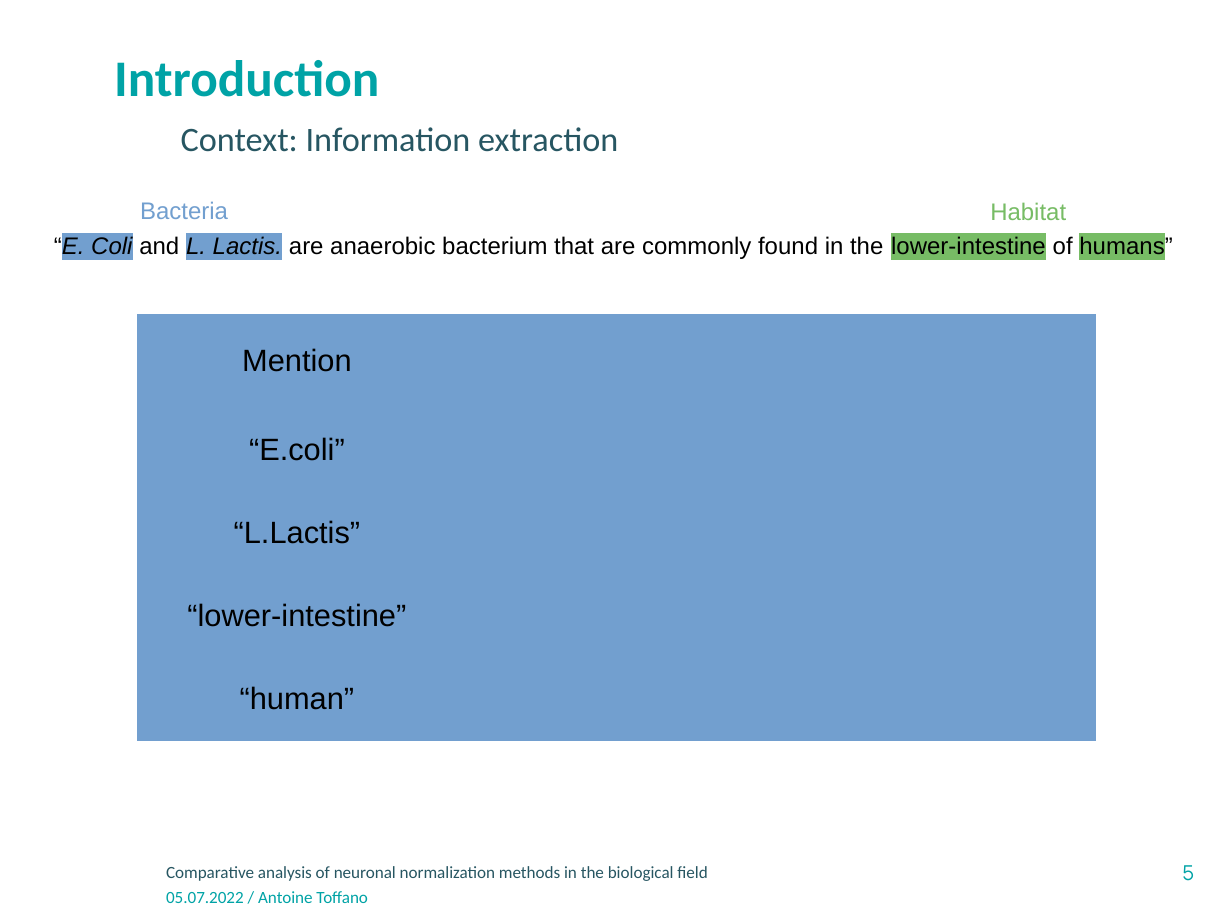
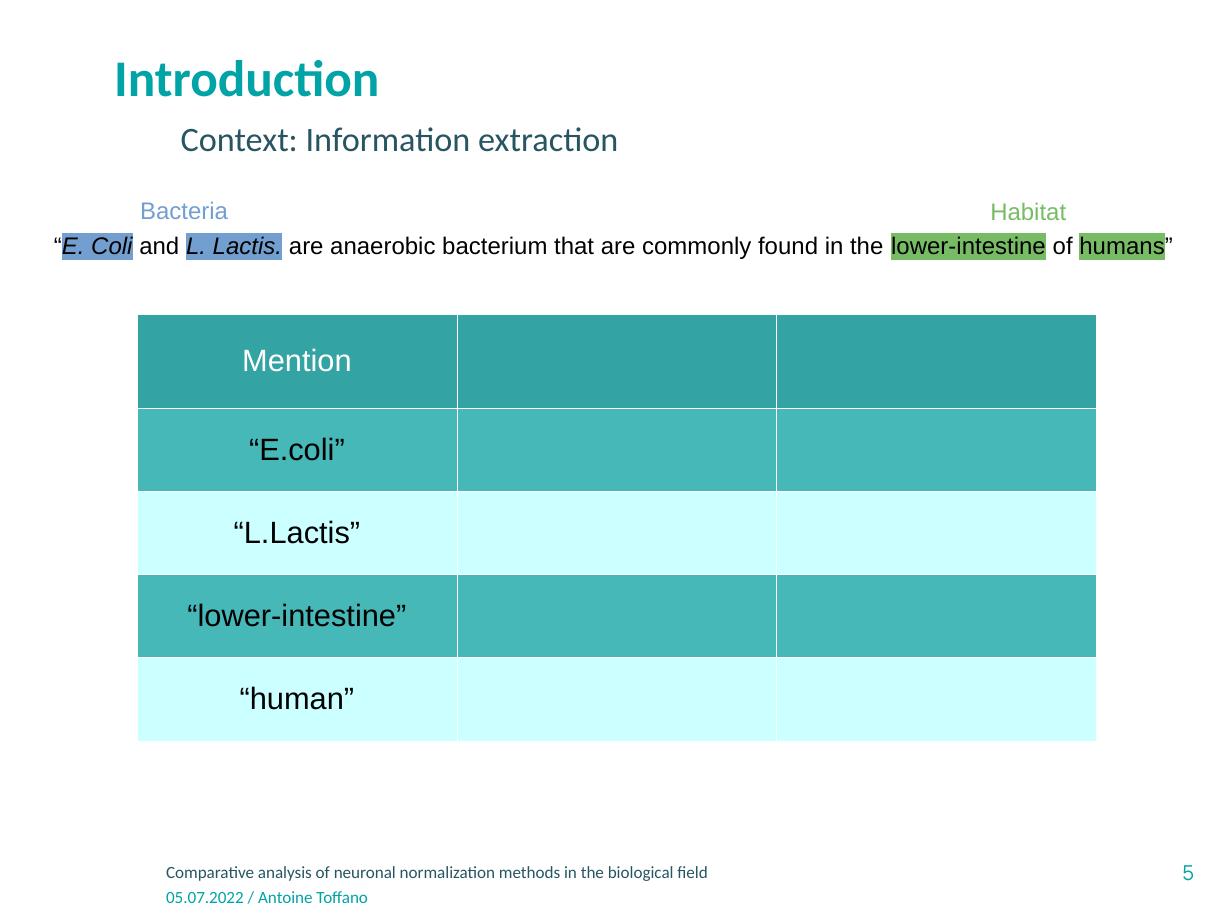
Before and after one commit to atoffano/entity-norm, a slide deck: slide 5 of Presentation-INRAE-format classique_v3.odp. Drawn at 1232x924 pixels with LibreOffice and Linux fonts; fonts in the diff are those of the drawing; background and template pictures are left out. Boxes give left, top, right and bottom in pixels: in the first picture for what was removed or moved away, otherwise in the second. Text is boxed around its words. In the diff, an @@ line names an element or a change of style, - is before the commit and + after.

```diff
--- a/Presentation-INRAE-format classique_v3.odp
+++ b/Presentation-INRAE-format classique_v3.odp
@@ table at box(137, 314, 1095, 740) @@
@@ fill #729FCF to #33A3A3 in row 1 @@
@@ fill #729FCF to #47B8B8 in 6 cells @@
@@ fill #729FCF to #CCFFFF in 6 cells @@
@@ text colour #000000 to #FFFFFF in "Mention" @@
@@ borders changed @@
```
Also in this commit, not shown: 12 other slides changed, 1 slide added, 1 slide removed, 3 other files.
